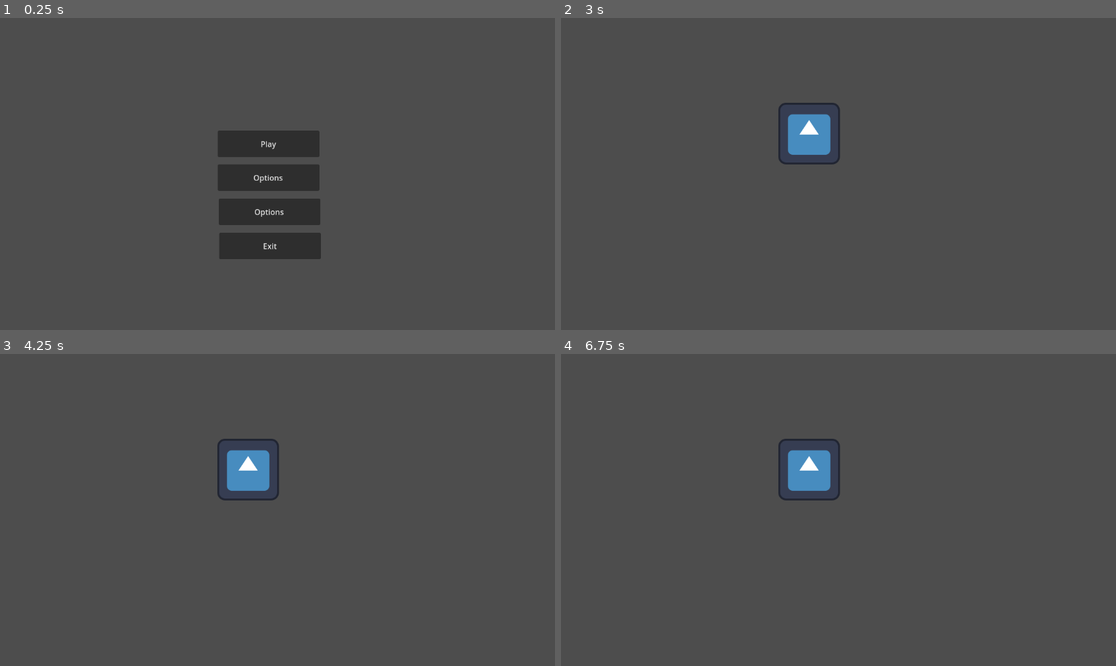
Above: before the commit, frames 1-4 (two rows, left to right).
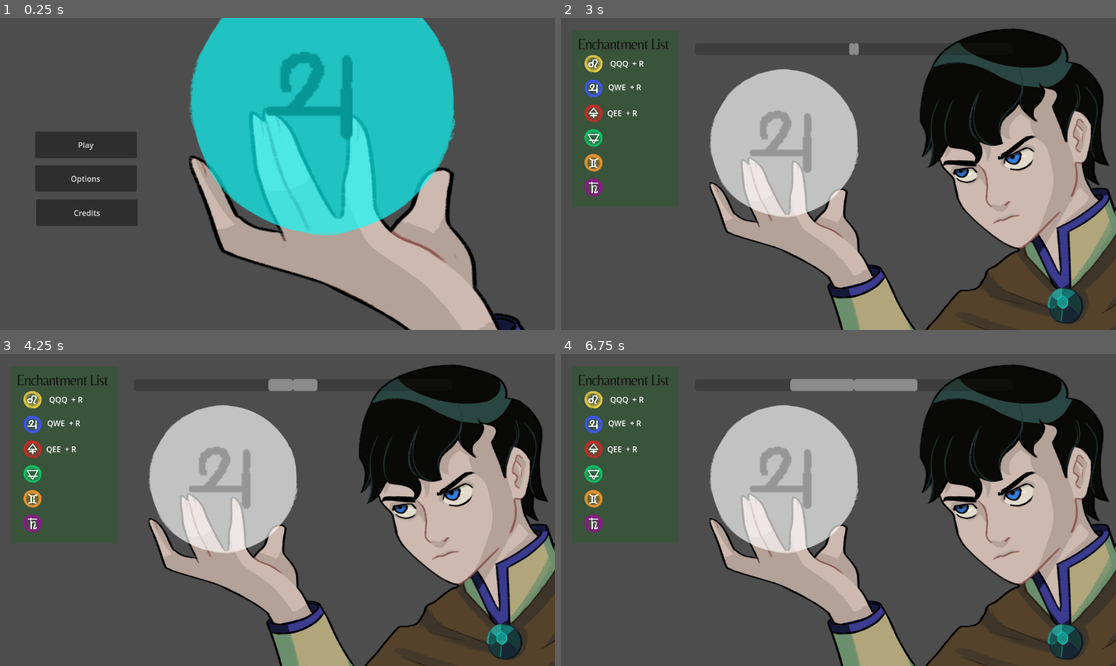
Above: after the commit, the same moments.

Repository: EmilianoMartel/rainbowmagic
Game: Godot game, scene res://scenes/main_menu.tscn
Same seed, same stepped clock (60 frames per second), same inputs: the game is played once before the commit and once after it. The engine's default icon, where the game draws it, is replaced by a stand-in: a white triangle on a blue panel in a dark square.
Inputs:
- Up to frame 1 (0.25 s): no input
- Up to frame 2 (3 s): click "Options" at 0.5 s; click "Options" at 1.25 s; click "Options" (after the commit: "Credits") at 2 s; click "Play" at 2.75 s
- Up to frame 3 (4.25 s): tap Q (FirstPower) at 3.6 s; tap E (ThirdPower) at 3.8 s
- Up to frame 4 (6.75 s): tap E (ThirdPower) at 4.35, 5.3 s; tap Q (FirstPower) at 4.55, 5.85 s; tap R (Confirm) at 5.1 s; tap W (SecondPower) at 6.6 s

The runs differ from the first frame. In frame 1, 45% of the frame differs, in the area x 6-95%, y 0-100%; in frame 2, 43%; in frame 3, 43%; in frame 4, 44%.

Commit message:
implment flow

Diff:
--- a/art/rune_atlas.tres
+++ /dev/null
@@ -1,7 +0,0 @@
-[gd_resource type="AtlasTexture" load_steps=2 format=3 uid="uid://brkn4t46ybnjy"]
-
-[ext_resource type="Texture2D" uid="uid://cy2ocyxw0flq2" path="res://art/runas.png" id="1_v71qi"]
-
-[resource]
-atlas = ExtResource("1_v71qi")
-region = Rect2(646, 528, 233, 481)
--- a/objects/data/spell_resource.gd
+++ b/objects/data/spell_resource.gd
@@ -4,6 +4,7 @@
 @export var name : String = "Spell"
 @export var combination: Array[StringName] = ["FirstPower", "FirstPower", "FirstPower"]
 @export var color : Color
+@export var type_view : Texture
 
 func compare_combination(input_combination: Array[StringName]) -> bool:
 	if combination.size() != input_combination.size():
--- /dev/null
+++ b/objects/gameplay/game_data.gd
@@ -0,0 +1,6 @@
+# Global.gd
+extends Node
+
+var player_won = false
+var success:int
+var fails:int
--- a/objects/time_bar.gd
+++ /dev/null
@@ -1,19 +0,0 @@
-extends Control
-
-@onready var left = TextureRect
-@onready var right = TextureRect
-
-@export var max_value: float = 100
-var current_value: float = 100
-
-func _process(delta):
-	var percent = clamp(current_value / max_value, 0.0, 1.0)
-
-	var full_width = 200
-	var half_width = full_width * 0.5 * percent
-
-	left.size.x = half_width
-	right.size.x = half_width
-
-	left.position.x = full_width * 0.5 - half_width
-	right.position.x = full_width * 0.5
--- a/objects/ui_game.gd
+++ b/objects/ui_game.gd
@@ -3,6 +3,24 @@
 
 @export var input : Input_Handler
 @export var game_manager : Main_Game
+@export var left_bar: ProgressBar
+@export var right_bar: ProgressBar
+@export var timer: Timer
+@export var spell_to_do : Sprite2D
+@export var spell : Sprite2D
+
+@export var duration: float = 60
+
+var is_timer_sttoped: bool
+signal time_end
+
+func _process(delta):
+	if timer.time_left > 0 || !is_timer_sttoped:
+		var total_time = timer.wait_time
+		var elapsed_time = total_time - timer.time_left
+		var percent = elapsed_time / total_time
+		left_bar.value = percent * left_bar.max_value
+		right_bar.value = percent * right_bar.max_value
 
 func _ready():
 	input.first_action.connect(handle_first_rune)
@@ -11,6 +29,7 @@
 
 	game_manager.success_combination.connect(handle_success)
 	game_manager.wrong_combination.connect(handle_fail)
+	reset_time()
 	pass
 
 func handle_first_rune():
@@ -22,11 +41,33 @@
 func handle_thirt_rune():
 	pass
 
-func handle_success():
-	pass
+func handle_success(color: Color) -> void:
+	timer.stop()
+	is_timer_sttoped = true
+	var temp_color :Color = spell.modulate
+	var tween := create_tween()
+	tween.tween_property(spell, "modulate", color, 0.3)
+	await tween.finished
+	await get_tree().create_timer(1.4).timeout
+	tween = create_tween()
+	tween.tween_property(spell, "modulate", temp_color, 0.3)
+	await tween.finished
+	reset_time()
 
 func handle_fail():
 	pass
 
-func activate_rune_view():
+func activate_rune_view(sprite:Texture):
+	spell_to_do.texture = sprite
 	pass
+
+func reset_time():
+	is_timer_sttoped = false
+	timer.wait_time = duration
+	timer.one_shot = true
+	timer.start()
+	left_bar.value = 0
+	right_bar.value = 0
+
+func _on_timer_timeout() -> void:
+	time_end.emit()
--- a/project.godot
+++ b/project.godot
@@ -14,6 +14,16 @@
 run/main_scene="uid://cu5uvmxxt77gw"
 config/features=PackedStringArray("4.4", "GL Compatibility")
 config/icon="res://icon.svg"
+
+[autoload]
+
+GameData="*res://objects/gameplay/game_data.gd"
+
+[importer_defaults]
+
+texture={
+&"mipmaps/generate": true
+}
 
 [input]
 
--- a/resorces/fire.tres
+++ /dev/null
@@ -1,10 +0,0 @@
-[gd_resource type="Resource" script_class="SpellResource" load_steps=2 format=3 uid="uid://dbn8ew3l00je5"]
-
-[ext_resource type="Script" uid="uid://bnw2cs11djrbm" path="res://objects/data/spell_resource.gd" id="1_phb3u"]
-
-[resource]
-script = ExtResource("1_phb3u")
-name = "Fire"
-combination = Array[StringName]([&"FirstPower", &"FirstPower", &"FirstPower"])
-color = Color(1, 0, 0, 1)
-metadata/_custom_type_script = "uid://bnw2cs11djrbm"
--- /dev/null
+++ b/resorces/lion.tres
@@ -0,0 +1,12 @@
+[gd_resource type="Resource" script_class="SpellResource" load_steps=3 format=3 uid="uid://dbn8ew3l00je5"]
+
+[ext_resource type="Script" uid="uid://bnw2cs11djrbm" path="res://objects/data/spell_resource.gd" id="1_xmc4f"]
+[ext_resource type="Texture2D" uid="uid://cql1m2y71c7w5" path="res://art/leo.png" id="2_pifww"]
+
+[resource]
+script = ExtResource("1_xmc4f")
+name = "Lion"
+combination = Array[StringName]([&"FirstPower", &"FirstPower", &"FirstPower"])
+color = Color(0.857925, 0.93, 0.0651, 1)
+type_view = ExtResource("2_pifww")
+metadata/_custom_type_script = "uid://bnw2cs11djrbm"
--- /dev/null
+++ b/resorces/red.tres
@@ -0,0 +1,12 @@
+[gd_resource type="Resource" script_class="SpellResource" load_steps=3 format=3 uid="uid://c52wfbn8kv8nh"]
+
+[ext_resource type="Script" uid="uid://bnw2cs11djrbm" path="res://objects/data/spell_resource.gd" id="1_hheth"]
+[ext_resource type="Texture2D" uid="uid://c3vjh3r2hlnve" path="res://art/rojo.png" id="2_8j6og"]
+
+[resource]
+script = ExtResource("1_hheth")
+name = "Red"
+combination = Array[StringName]([&"FirstPower", &"ThirdPower", &"ThirdPower"])
+color = Color(0.729412, 0.184314, 0.152941, 1)
+type_view = ExtResource("2_8j6og")
+metadata/_custom_type_script = "uid://bnw2cs11djrbm"
--- a/resorces/water.tres
+++ b/resorces/water.tres
@@ -1,10 +1,12 @@
-[gd_resource type="Resource" script_class="SpellResource" load_steps=2 format=3 uid="uid://bw2y7uqusrev"]
+[gd_resource type="Resource" script_class="SpellResource" load_steps=3 format=3 uid="uid://bw2y7uqusrev"]
 
 [ext_resource type="Script" uid="uid://bnw2cs11djrbm" path="res://objects/data/spell_resource.gd" id="1_vplis"]
+[ext_resource type="Texture2D" uid="uid://bruj1pr2kss7c" path="res://art/jupiter.png" id="2_nvaq3"]
 
 [resource]
 script = ExtResource("1_vplis")
 name = "Water"
 combination = Array[StringName]([&"FirstPower", &"SecondPower", &"ThirdPower"])
 color = Color(0.192364, 0.422229, 1, 1)
+type_view = ExtResource("2_nvaq3")
 metadata/_custom_type_script = "uid://bnw2cs11djrbm"
--- /dev/null
+++ b/scenes/end_game.gd
@@ -0,0 +1,19 @@
+extends Node2D
+
+@export var other_scene : PackedScene
+@export var Success :  Texture
+@export var Fail : Texture
+@export var WinOrLose : Sprite2D
+
+func _ready():
+	pass
+
+func _on_play_button_button_down() -> void:
+	get_tree().change_scene_to_packed(other_scene)
+	pass
+
+func check_win_or_lose():
+	if(GameData.player_won):
+		WinOrLose.image = Success
+	else:
+		WinOrLose.image = Fail
--- /dev/null
+++ b/scenes/end_game.tscn
@@ -0,0 +1,48 @@
+[gd_scene load_steps=6 format=3 uid="uid://nb4cuk8gthd1"]
+
+[ext_resource type="Texture2D" uid="uid://lpry4m8eytda" path="res://art/placeholders/d0675e75e10ac79ff8af6245eb4d804b.jpg" id="1_dpvxj"]
+[ext_resource type="Script" uid="uid://dmd0jkwdfmu5k" path="res://scenes/end_game.gd" id="1_uwdrl"]
+[ext_resource type="Texture2D" uid="uid://b7ef28yx806b0" path="res://art/Success.png" id="3_0py74"]
+[ext_resource type="PackedScene" uid="uid://cu5uvmxxt77gw" path="res://scenes/main_menu.tscn" id="3_5pifh"]
+[ext_resource type="Texture2D" uid="uid://dafpuvlnd6q0f" path="res://art/Fail.png" id="4_0h6i1"]
+
+[node name="EndGame" type="Node2D" node_paths=PackedStringArray("WinOrLose")]
+script = ExtResource("1_uwdrl")
+other_scene = ExtResource("3_5pifh")
+Success = ExtResource("3_0py74")
+Fail = ExtResource("4_0h6i1")
+WinOrLose = NodePath("BG/WinOrLose")
+
+[node name="BG" type="Sprite2D" parent="."]
+position = Vector2(538.75, 299.5)
+scale = Vector2(1.92857, 1.92857)
+texture = ExtResource("1_dpvxj")
+
+[node name="WinOrLose" type="Sprite2D" parent="BG"]
+position = Vector2(-83.3519, 15.2963)
+rotation = -0.375711
+scale = Vector2(0.256545, 0.256545)
+texture = ExtResource("3_0py74")
+
+[node name="Control" type="Control" parent="."]
+layout_mode = 3
+anchors_preset = 0
+offset_right = 1150.0
+offset_bottom = 649.0
+
+[node name="PlayButton" type="Button" parent="Control"]
+layout_mode = 1
+anchors_preset = 7
+anchor_left = 0.5
+anchor_top = 1.0
+anchor_right = 0.5
+anchor_bottom = 1.0
+offset_left = -75.0
+offset_top = -120.0
+offset_right = 92.0
+offset_bottom = -64.0
+grow_horizontal = 2
+grow_vertical = 0
+text = "Back  Menu"
+
+[connection signal="button_down" from="Control/PlayButton" to="." method="_on_play_button_button_down"]
--- a/scenes/main_game.gd
+++ b/scenes/main_game.gd
@@ -3,7 +3,9 @@
 
 @export var input_handler: Input_Handler
 @export var spells_max_count : int = 10
+@export var ui : Ui_Game
 @export var spell_resources : Array[Resource] = []
+@export var final_scene : PackedScene
 
 var success : int = 0
 var fails : int = 0
@@ -11,7 +13,6 @@
 
 signal success_combination
 signal wrong_combination
-signal final
 
 func _ready():
 	input_handler.connect("confirm", Callable(self, "_on_confirm"))
@@ -28,9 +29,11 @@
 		print("Succes:", current_spell.name)
 		success_combination.emit()
 		success += 1
+		ui.handle_success(current_spell.color)
 	else:
 		print("Wrong combination.")
 		wrong_combination.emit()
+		ui.handle_fail()
 		fails += 1
 
 	get_new_recipe()
@@ -42,8 +45,18 @@
 
 	if success + fails >= spells_max_count:
 		print("Final Game sucess: ", success ," fails: ", fails)
-		final.emit()
+		get_tree().change_scene_to_packed(final_scene)
+		return
 
 	var random_index = randi() % spell_resources.size()
 	current_spell = spell_resources[random_index] as SpellResource
+	ui.activate_rune_view(current_spell.type_view)
 	print("New spell: ", current_spell.name, " -> ", current_spell.combination)
+
+func _on_ui_game_time_end() -> void:
+	print("Time ended!")
+	wrong_combination.emit()
+	fails += 1
+
+	get_new_recipe()
+	pass
--- a/scenes/main_game.tscn
+++ b/scenes/main_game.tscn
@@ -1,18 +1,52 @@
-[gd_scene load_steps=6 format=3 uid="uid://c7xsvycfditan"]
+[gd_scene load_steps=10 format=3 uid="uid://c7xsvycfditan"]
 
 [ext_resource type="Script" uid="uid://b13m5syl4v3a6" path="res://scenes/main_game.gd" id="1_s3esy"]
-[ext_resource type="Texture2D" uid="uid://df136tumob0og" path="res://icon.svg" id="2_72e8q"]
 [ext_resource type="Script" uid="uid://bcjio3n2ce7sd" path="res://objects/input_handler.gd" id="2_d2op2"]
-[ext_resource type="Resource" uid="uid://dbn8ew3l00je5" path="res://resorces/fire.tres" id="2_ipu61"]
+[ext_resource type="Resource" uid="uid://dbn8ew3l00je5" path="res://resorces/lion.tres" id="2_ipu61"]
 [ext_resource type="Resource" uid="uid://bw2y7uqusrev" path="res://resorces/water.tres" id="3_ygxny"]
+[ext_resource type="PackedScene" uid="uid://nb4cuk8gthd1" path="res://scenes/end_game.tscn" id="4_2l77h"]
+[ext_resource type="Texture2D" uid="uid://ccr51xcbqbn5d" path="res://art/mago.png" id="4_ygxny"]
+[ext_resource type="PackedScene" uid="uid://cp00wscnxftj4" path="res://scenes/ui_game.tscn" id="6_ygxny"]
+[ext_resource type="Texture2D" uid="uid://cvtwl7kckjb0q" path="res://art/spell.png" id="7_wi4c7"]
+[ext_resource type="Texture2D" uid="uid://cql1m2y71c7w5" path="res://art/leo.png" id="8_70vka"]
 
-[node name="MainGame" type="Node2D" node_paths=PackedStringArray("input_handler")]
+[node name="MainGame" type="Node2D" node_paths=PackedStringArray("input_handler", "ui")]
 script = ExtResource("1_s3esy")
 input_handler = NodePath("Icon")
 spells_max_count = 2
+ui = NodePath("UI_Game")
 spell_resources = Array[Resource]([ExtResource("2_ipu61"), ExtResource("3_ygxny")])
+final_scene = ExtResource("4_2l77h")
 
 [node name="Icon" type="Sprite2D" parent="."]
-position = Vector2(515, 240)
-texture = ExtResource("2_72e8q")
+position = Vector2(844, 361)
+scale = Vector2(0.522239, 0.522239)
+texture = ExtResource("4_ygxny")
 script = ExtResource("2_d2op2")
+
+[node name="UI_Game" parent="." node_paths=PackedStringArray("input", "game_manager", "spell_to_do", "spell") instance=ExtResource("6_ygxny")]
+anchors_preset = 0
+anchor_right = 0.0
+anchor_bottom = 0.0
+offset_left = 23.0
+offset_top = 26.0
+offset_right = 23.0
+offset_bottom = 26.0
+grow_horizontal = 1
+grow_vertical = 1
+size_flags_horizontal = 0
+input = NodePath("../Icon")
+game_manager = NodePath("..")
+spell_to_do = NodePath("../SpellToDo")
+spell = NodePath("../Spell")
+
+[node name="Spell" type="Sprite2D" parent="."]
+position = Vector2(463, 260)
+scale = Vector2(0.559783, 0.559783)
+texture = ExtResource("7_wi4c7")
+
+[node name="SpellToDo" type="Sprite2D" parent="."]
+position = Vector2(456, 257)
+texture = ExtResource("8_70vka")
+
+[connection signal="time_end" from="UI_Game" to="." method="_on_ui_game_time_end"]
--- a/scenes/main_menu.tscn
+++ b/scenes/main_menu.tscn
@@ -1,7 +1,121 @@
-[gd_scene load_steps=3 format=3 uid="uid://cu5uvmxxt77gw"]
+[gd_scene load_steps=9 format=3 uid="uid://cu5uvmxxt77gw"]
 
 [ext_resource type="Script" uid="uid://dlx1mkbbo1wwi" path="res://scenes/main_menu.gd" id="1_l6cm7"]
 [ext_resource type="PackedScene" uid="uid://c7xsvycfditan" path="res://scenes/main_game.tscn" id="2_ekxnf"]
+[ext_resource type="Texture2D" uid="uid://ccr51xcbqbn5d" path="res://art/mago.png" id="3_bqqt6"]
+[ext_resource type="Texture2D" uid="uid://bruj1pr2kss7c" path="res://art/jupiter.png" id="4_8ln24"]
+[ext_resource type="Texture2D" uid="uid://cvtwl7kckjb0q" path="res://art/spell.png" id="4_wu84c"]
+
+[sub_resource type="Animation" id="Animation_rtw2f"]
+resource_name = "spell_idle"
+length = 10.0
+loop_mode = 1
+step = 0.33
+tracks/0/type = "value"
+tracks/0/imported = false
+tracks/0/enabled = true
+tracks/0/path = NodePath("AnimationPlayer/Spell:modulate")
+tracks/0/interp = 1
+tracks/0/loop_wrap = true
+tracks/0/keys = {
+"times": PackedFloat32Array(0, 0.666667),
+"transitions": PackedFloat32Array(2, 1),
+"update": 0,
+"values": [Color(0.885385, 0.872232, 0.889359, 1), Color(0.0431373, 0.192157, 1, 0.835294)]
+}
+tracks/1/type = "value"
+tracks/1/imported = false
+tracks/1/enabled = true
+tracks/1/path = NodePath("AnimationPlayer/Spell/Spell2:texture")
+tracks/1/interp = 1
+tracks/1/loop_wrap = true
+tracks/1/keys = {
+"times": PackedFloat32Array(0, 0.666667),
+"transitions": PackedFloat32Array(1, 1),
+"update": 1,
+"values": [ExtResource("4_8ln24"), ExtResource("4_8ln24")]
+}
+tracks/2/type = "value"
+tracks/2/imported = false
+tracks/2/enabled = true
+tracks/2/path = NodePath("AnimationPlayer/Spell/Spell2:scale")
+tracks/2/interp = 1
+tracks/2/loop_wrap = true
+tracks/2/keys = {
+"times": PackedFloat32Array(0, 0.666667, 0.666767, 0.666867, 0.930551, 1, 1.05615, 1.1256),
+"transitions": PackedFloat32Array(1, 1, 1, 1, 1, 1, 1, 1),
+"update": 0,
+"values": [Vector2(0, 0), Vector2(1.40361, 1.40361), Vector2(1.40361, 1.40361), Vector2(1.40361, 1.40361), Vector2(0.9, 0.9), Vector2(1.40361, 1.40361), Vector2(0.9, 0.9), Vector2(1.40361, 1.40361)]
+}
+tracks/3/type = "value"
+tracks/3/imported = false
+tracks/3/enabled = true
+tracks/3/path = NodePath("AnimationPlayer/Spell/Spell2:rotation")
+tracks/3/interp = 1
+tracks/3/loop_wrap = true
+tracks/3/keys = {
+"times": PackedFloat32Array(0, 0.666667),
+"transitions": PackedFloat32Array(1, 1),
+"update": 0,
+"values": [-2.81347, 0.0]
+}
+
+[sub_resource type="Animation" id="Animation_oa1go"]
+length = 0.001
+tracks/0/type = "value"
+tracks/0/imported = false
+tracks/0/enabled = true
+tracks/0/path = NodePath("AnimationPlayer/Spell:modulate")
+tracks/0/interp = 1
+tracks/0/loop_wrap = true
+tracks/0/keys = {
+"times": PackedFloat32Array(0),
+"transitions": PackedFloat32Array(1),
+"update": 0,
+"values": [Color(0.0431373, 1, 1, 1)]
+}
+tracks/1/type = "value"
+tracks/1/imported = false
+tracks/1/enabled = true
+tracks/1/path = NodePath("AnimationPlayer/Spell/Spell2:texture")
+tracks/1/interp = 1
+tracks/1/loop_wrap = true
+tracks/1/keys = {
+"times": PackedFloat32Array(0),
+"transitions": PackedFloat32Array(1),
+"update": 1,
+"values": [ExtResource("4_8ln24")]
+}
+tracks/2/type = "value"
+tracks/2/imported = false
+tracks/2/enabled = true
+tracks/2/path = NodePath("AnimationPlayer/Spell/Spell2:scale")
+tracks/2/interp = 1
+tracks/2/loop_wrap = true
+tracks/2/keys = {
+"times": PackedFloat32Array(0),
+"transitions": PackedFloat32Array(1),
+"update": 0,
+"values": [Vector2(1.40361, 1.40361)]
+}
+tracks/3/type = "value"
+tracks/3/imported = false
+tracks/3/enabled = true
+tracks/3/path = NodePath("AnimationPlayer/Spell/Spell2:rotation")
+tracks/3/interp = 1
+tracks/3/loop_wrap = true
+tracks/3/keys = {
+"times": PackedFloat32Array(0),
+"transitions": PackedFloat32Array(1),
+"update": 0,
+"values": [0.0]
+}
+
+[sub_resource type="AnimationLibrary" id="AnimationLibrary_tbmy8"]
+_data = {
+&"RESET": SubResource("Animation_oa1go"),
+&"spell_idle": SubResource("Animation_rtw2f")
+}
 
 [node name="MainMenu" type="Control"]
 layout_mode = 3
@@ -13,36 +127,47 @@
 script = ExtResource("1_l6cm7")
 other_scene = ExtResource("2_ekxnf")
 
+[node name="Mago" type="Sprite2D" parent="."]
+position = Vector2(1419, 324)
+texture = ExtResource("3_bqqt6")
+
 [node name="PlayButton" type="Button" parent="."]
 layout_mode = 0
-offset_left = 452.0
-offset_top = 234.0
-offset_right = 663.0
-offset_bottom = 289.0
+offset_left = 73.0
+offset_top = 236.0
+offset_right = 284.0
+offset_bottom = 291.0
 text = "Play"
 
 [node name="OptionButton" type="Button" parent="."]
 layout_mode = 0
-offset_left = 452.0
-offset_top = 304.0
-offset_right = 663.0
-offset_bottom = 359.0
+offset_left = 73.0
+offset_top = 306.0
+offset_right = 284.0
+offset_bottom = 361.0
 text = "Options"
 
 [node name="CreditButton" type="Button" parent="."]
 layout_mode = 0
-offset_left = 454.0
-offset_top = 375.0
-offset_right = 665.0
-offset_bottom = 430.0
-text = "Options"
+offset_left = 75.0
+offset_top = 377.0
+offset_right = 286.0
+offset_bottom = 432.0
+text = "Credits"
 
-[node name="ExitButton" type="Button" parent="."]
-layout_mode = 0
-offset_left = 455.0
-offset_top = 446.0
-offset_right = 666.0
-offset_bottom = 501.0
-text = "Exit"
+[node name="AnimationPlayer" type="AnimationPlayer" parent="."]
+libraries = {
+&"": SubResource("AnimationLibrary_tbmy8")
+}
+
+[node name="Spell" type="Sprite2D" parent="AnimationPlayer"]
+modulate = Color(0.0431373, 1, 1, 1)
+position = Vector2(669, 177)
+texture = ExtResource("4_wu84c")
+
+[node name="Spell2" type="Sprite2D" parent="AnimationPlayer/Spell"]
+position = Vector2(-27, -16)
+scale = Vector2(1.40361, 1.40361)
+texture = ExtResource("4_8ln24")
 
 [connection signal="button_down" from="PlayButton" to="." method="_on_play_button_button_down"]
--- a/scenes/ui_game.tscn
+++ b/scenes/ui_game.tscn
@@ -1,62 +1,146 @@
-[gd_scene load_steps=3 format=3 uid="uid://cp00wscnxftj4"]
+[gd_scene load_steps=6 format=3 uid="uid://cp00wscnxftj4"]
 
 [ext_resource type="Script" uid="uid://diu61ryv5eemu" path="res://objects/ui_game.gd" id="1_35xpy"]
-[ext_resource type="Script" uid="uid://csbxarw4fwhc2" path="res://objects/time_bar.gd" id="2_a7cbq"]
+[ext_resource type="Texture2D" uid="uid://c7clwkorfau3w" path="res://art/lista.png" id="2_a7cbq"]
+[ext_resource type="Texture2D" uid="uid://qax30u8c36cy" path="res://art/spells.png" id="3_y6wst"]
+[ext_resource type="Texture2D" uid="uid://55nivwpl5ng" path="res://art/square.png" id="4_rwq73"]
 
-[node name="UI_Game" type="Control"]
+[sub_resource type="GDScript" id="GDScript_a7cbq"]
+script/source = "extends Control
+
+@export var left_bar: ProgressBar
+@export var right_bar: ProgressBar
+@export var timer: Timer
+
+@export var duration: float = 60
+
+func _process(delta):
+	if timer.time_left > 0:
+		var total_time = timer.wait_time
+		var elapsed_time = total_time - timer.time_left
+		var percent = elapsed_time / total_time
+		left_bar.value = percent * left_bar.max_value
+		right_bar.value = percent * right_bar.max_value
+
+func reset_timer():
+	timer.wait_time = duration
+	timer.one_shot = true
+	timer.start()
+	left_bar.value = 0
+	right_bar.value = 0
+
+func _on_ui_game_reset_timer() -> void:
+	reset_timer()
+"
+
+[node name="UI_Game" type="Control" node_paths=PackedStringArray("left_bar", "right_bar", "timer")]
 layout_mode = 3
-anchors_preset = 15
 anchor_right = 1.0
-anchor_bottom = 1.0
+anchor_bottom = 0.991
+offset_right = 4.0
+offset_bottom = -0.16803
 grow_horizontal = 2
 grow_vertical = 2
 script = ExtResource("1_35xpy")
+left_bar = NodePath("ProgressBar")
+right_bar = NodePath("ProgressBar2")
+timer = NodePath("Timer")
+duration = 10.0
 
-[node name="Button" type="Button" parent="."]
-layout_mode = 0
-offset_left = 59.0
-offset_top = 5.0
-offset_right = 127.0
-offset_bottom = 67.0
-text = "Info"
+[node name="ProgressBar" type="ProgressBar" parent="."]
+layout_mode = 1
+offset_left = 585.0
+offset_top = 26.0
+offset_right = 915.0
+offset_bottom = 51.0
+mouse_filter = 2
+value = 70.0
+show_percentage = false
 
-[node name="ItemList" type="ItemList" parent="Button"]
-layout_mode = 0
-offset_left = -34.0
-offset_top = 70.0
-offset_right = 244.0
-offset_bottom = 495.0
+[node name="ProgressBar2" type="ProgressBar" parent="."]
+layout_mode = 1
+offset_left = 255.0
+offset_top = 26.0
+offset_right = 585.0
+offset_bottom = 51.0
+mouse_filter = 2
+value = 70.0
+fill_mode = 1
+show_percentage = false
 
-[node name="Time_bar" type="Control" parent="."]
+[node name="Time_bar" type="Control" parent="." node_paths=PackedStringArray("left_bar", "right_bar", "timer")]
 layout_mode = 1
 anchors_preset = 5
 anchor_left = 0.5
 anchor_right = 0.5
-offset_left = -20.0
-offset_top = 12.0
-offset_right = 20.0
-offset_bottom = 52.0
+offset_left = -499.0
+offset_top = 10.0
+offset_right = -459.0
+offset_bottom = 50.0
 grow_horizontal = 2
-script = ExtResource("2_a7cbq")
+script = SubResource("GDScript_a7cbq")
+left_bar = NodePath("../ProgressBar2")
+right_bar = NodePath("../ProgressBar")
+timer = NodePath("../Timer")
+duration = 30.0
 
-[node name="ProgressBar" type="ProgressBar" parent="Time_bar"]
+[node name="Timer" type="Timer" parent="."]
+
+[node name="List" type="TextureRect" parent="."]
+layout_mode = 0
+offset_right = 220.0
+offset_bottom = 367.0
+texture = ExtResource("2_a7cbq")
+expand_mode = 1
+
+[node name="Spells" type="TextureRect" parent="List"]
+offset_left = 25.0
+offset_top = 50.0
+offset_right = 64.0
+offset_bottom = 345.0
+texture = ExtResource("3_y6wst")
+expand_mode = 1
+
+[node name="Label" type="Label" parent="List"]
+layout_mode = 0
+offset_left = 79.0
+offset_top = 57.0
+offset_right = 206.0
+offset_bottom = 84.0
+text = "QQQ  + R"
+
+[node name="Label2" type="Label" parent="List"]
+offset_left = 75.0
+offset_top = 106.0
+offset_right = 202.0
+offset_bottom = 133.0
+text = "QWE  + R"
+
+[node name="Label3" type="Label" parent="List"]
+offset_left = 73.0
+offset_top = 160.0
+offset_right = 200.0
+offset_bottom = 187.0
+text = "QEE  + R"
+
+[node name="TextureRect" type="TextureRect" parent="."]
+modulate = Color(0.0235294, 0.403922, 0.239216, 1)
 layout_mode = 1
-offset_right = 330.0
-offset_bottom = 25.0
-mouse_filter = 2
-show_percentage = false
+anchors_preset = -1
+anchor_right = 1.0
+anchor_bottom = 1.0
+offset_left = 322.0
+offset_top = 514.0
+offset_right = -322.0
+grow_horizontal = 2
+grow_vertical = 0
+texture = ExtResource("4_rwq73")
+expand_mode = 1
 
-[node name="ProgressBar2" type="ProgressBar" parent="Time_bar"]
-layout_mode = 1
-anchors_preset = 14
-anchor_top = 0.5
-anchor_right = 1.0
-anchor_bottom = 0.5
-offset_top = 5.0
-offset_right = 290.0
-offset_bottom = 30.0
-grow_horizontal = 2
-grow_vertical = 2
-rotation = 3.14159
-mouse_filter = 2
-show_percentage = false
+[node name="Label4" type="Label" parent="."]
+offset_left = 455.0
+offset_top = 552.0
+offset_right = 668.0
+offset_bottom = 607.0
+
+[connection signal="timeout" from="Timer" to="." method="_on_timer_timeout"]
Binary file added: art/Button.png
Not shown, added: art/Button.png.import
Binary file added: art/Fail.png
Not shown, added: art/Fail.png.import
Binary file added: art/Success.png
Not shown, added: art/Success.png.import
Binary file added: art/jupiter.png
Not shown, added: art/jupiter.png.import
Binary file added: art/leo.png
Not shown, added: art/leo.png.import
Binary file added: art/lista.png
Not shown, changed: art/lista.png.import
(and 22 more such lines)
